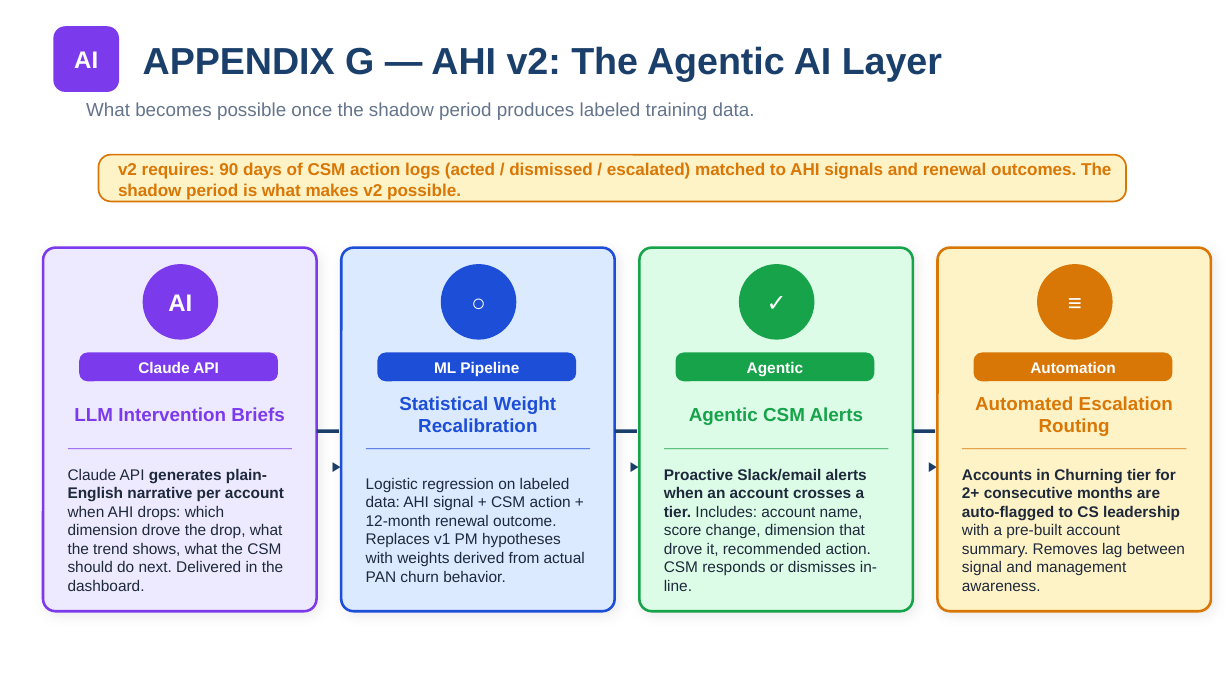
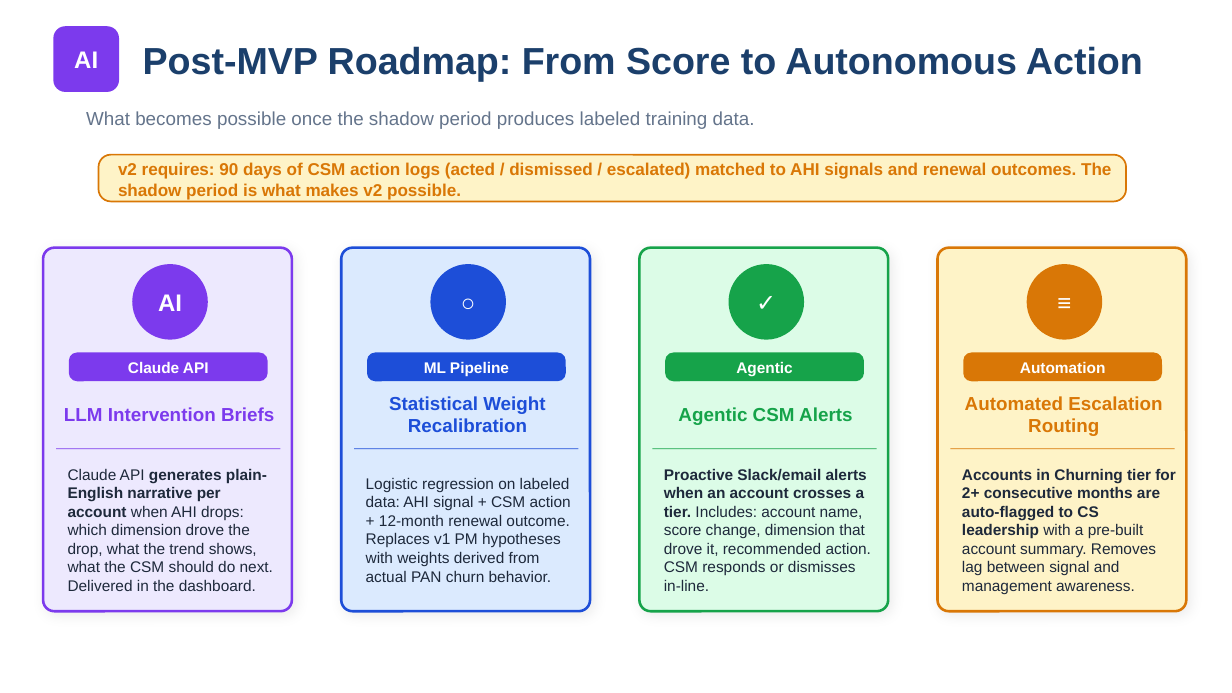
Before and after one commit to anumeharai21090-rgb/pan-ahi-casestudy, a slide deck: slide 16 of docs/AHI_Final_Pitch.pptx (slide 15 before the commit). Drawn at 1232x693 pixels with LibreOffice and Linux fonts; fonts in the diff are those of the drawing. Boxes give left, top, right and bottom in pixels: in the first picture for what was removed or moved away, otherwise in the second. Text is boxed around its words. In the diff, an @@ line names an element or a change of style, - is before the commit and + after.

```diff
--- a/docs/AHI_Final_Pitch.pptx
+++ b/docs/AHI_Final_Pitch.pptx
@@ text at (143,46,1143,82): text changed @@
-APPENDIX G — AHI v2: The Agentic AI Layer
+Post-MVP Roadmap: From Score to Autonomous Action
@@ text "What becomes possible once the ...": place and size @@
-text "What becomes possible once the ..." at (86,102,755,120)
+text "What becomes possible once the ..." at (86,111,755,129)
@@ rounded rectangle: place and size @@
-rounded rectangle at (43,248,317,611)
+rounded rectangle at (43,248,292,611)
@@ rounded rectangle: place and size @@
-rounded rectangle at (341,248,615,611)
+rounded rectangle at (341,248,590,611)
@@ rounded rectangle: place and size @@
-rounded rectangle at (639,248,913,611)
+rounded rectangle at (639,248,888,611)
@@ rounded rectangle: place and size @@
-rounded rectangle at (938,248,1211,611)
+rounded rectangle at (938,248,1186,611)
@@ text "Claude API generates plain-English narrative ..." rewrapped from (68,469,284,591) to (68,469,273,591) @@
@@ 12 texts, 4 ellipses, 4 rounded rectangles, 4 lines: place and size @@
-12 texts, 4 ellipses, 4 rounded rectangles, 4 lines at (68,265,1186,448)
+12 texts, 4 ellipses, 4 rounded rectangles, 4 lines at (57,265,1175,448)
@@ line removed from (317, 431) to (339, 431) @@
@@ text "Logistic regression on labeled data: ..." rewrapped from (366,478,585,582) to (366,478,571,582) @@
@@ line removed from (615, 431) to (637, 431) @@
@@ text "Proactive Slack/email alerts when an ..." rewrapped from (664,469,877,591) to (664,469,871,591) @@
@@ line removed from (913, 431) to (935, 431) @@
@@ text "Accounts in Churning tier for ..." rewrapped from (962,468,1185,591) to (962,468,1176,594) @@
@@ text removed at (329,457,344,474) @@
-▶
@@ text removed at (627,457,642,474) @@
-▶
@@ text removed at (925,457,940,474) @@
-▶
```
Also in this commit, not shown: 10 other slides changed, 2 slides added, 1 slide removed.
